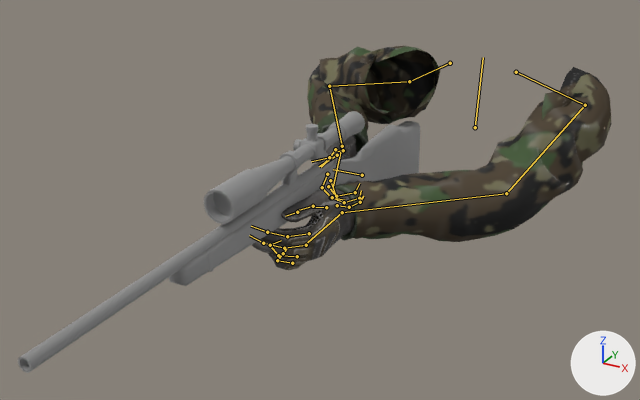
Two versions of the Blender file Assets/Animation/FPS/Arms/arms.blend, one commit apart.
Camera for both pictures: a 50 mm lens placed at (0.547, -1.604, 0.496), pointed at (-0.114, -0.403, -0.104). Every picture has the same lights, and +X, +Y and +Z are marked at lower right. Both versions are drawn at frame 0 of the action 'Reload'; the numbers are the values there. The bones that bend it are drawn over the model as lines.

In view in the first picture: 'Gloves', 'M40A3 Rifle', 'Tops'.
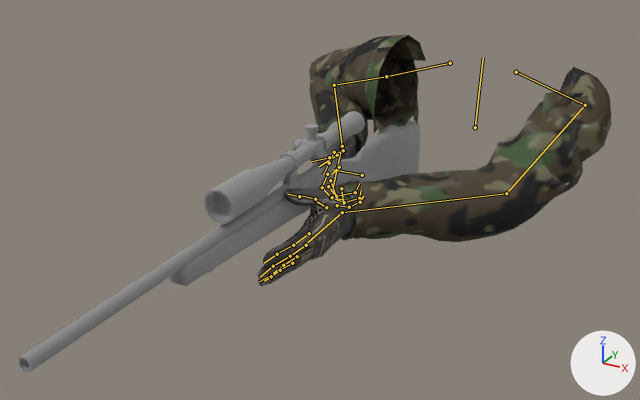
Pixel boxes [x1, y1, x2, y2] of what changed, in the pictures (640 x 400 px):
'Tops', posed: before [307, 46, 612, 242]; after [309, 35, 612, 242]
'Gloves', posed (6% taller): before [252, 128, 361, 270]; after [257, 135, 361, 286]
bone 'mixamorig:RightShoulder', root to tip: before (450, 63) to (409, 81); after (450, 63) to (386, 76)
bone 'mixamorig:RightArm', root to tip: before (409, 81) to (329, 86); after (386, 76) to (334, 85)
bone 'mixamorig:RightForeArm', root to tip: before (329, 86) to (342, 146); after (334, 85) to (342, 146)
bone 'mixamorig:RightHandThumb1', root to tip: before (343, 150) to (336, 151); after (343, 150) to (335, 153)
bone 'mixamorig:RightHandThumb2', root to tip: before (335, 149) to (328, 159); after (334, 152) to (328, 164)
bone 'mixamorig:LeftHandThumb1', root to tip: before (326, 207) to (311, 207); after (326, 207) to (313, 199)
bone 'mixamorig:LeftHandIndex1', root to tip: before (309, 233) to (287, 236); after (309, 233) to (293, 245)
bone 'mixamorig:LeftHandIndex2', root to tip: before (287, 236) to (267, 232); after (293, 245) to (277, 253)
bone 'mixamorig:LeftHandMiddle1', root to tip: before (306, 245) to (284, 248); after (306, 245) to (290, 256)
bone 'mixamorig:LeftHandMiddle2', root to tip: before (284, 248) to (263, 243); after (290, 256) to (273, 266)
bone 'mixamorig:LeftHandRing1', root to tip: before (297, 256) to (278, 255); after (297, 256) to (283, 265)
bone 'mixamorig:LeftHandRing2', root to tip: before (278, 255) to (270, 245); after (283, 265) to (271, 275)
bone 'mixamorig:LeftHandPinky1', root to tip: before (292, 263) to (277, 260); after (292, 263) to (280, 270)
bone 'mixamorig:LeftHandPinky2', root to tip: before (277, 260) to (283, 253); after (280, 270) to (271, 276)

What changed in the scene script:
```text
Change bone_mixamorig_rightshoulder:
    where bone_mixamorig_rightshoulder = bpy.data.objects['Armature'].pose.bones['mixamorig:RightShoulder']  # child of 'mixamorig:Spine2'
    bone_mixamorig_rightshoulder.rotation_quaternion: (0.474, -0.17, 0.845, 0.18) -> (1.0, 0.0, 0.0, 0.0)  # degrees (-16, 120, 13) -> degrees (0, 0, 0)
Change bone_mixamorig_rightarm:
    where bone_mixamorig_rightarm = bpy.data.objects['Armature'].pose.bones['mixamorig:RightArm']  # child of 'mixamorig:RightShoulder'
    bone_mixamorig_rightarm.rotation_quaternion: (0.874, 0.477, 0.015, -0.094) -> (1.0, 0.0, 0.0, 0.0)  # degrees (57, 7, -9) -> degrees (0, 0, 0)
Change bone_mixamorig_rightforearm:
    where bone_mixamorig_rightforearm = bpy.data.objects['Armature'].pose.bones['mixamorig:RightForeArm']  # child of 'mixamorig:RightArm'
    bone_mixamorig_rightforearm.rotation_quaternion: (0.966, 0.245, 0.028, 0.071) -> (1.0, 0.0, 0.0, 0.0)  # degrees (29, 1, 9) -> degrees (0, 0, 0)
Change bone_mixamorig_righthandthumb1:
    where bone_mixamorig_righthandthumb1 = bpy.data.objects['Armature'].pose.bones['mixamorig:RightHandThumb1']  # child of 'mixamorig:RightHand'
    bone_mixamorig_righthandthumb1.rotation_quaternion: (0.974, -0.175, -0.077, 0.12) -> (0.963, -0.189, -0.077, 0.176)  # degrees (-21, -6, 15) -> degrees (-23, -5, 22)
Change bone_mixamorig_righthandthumb2:
    where bone_mixamorig_righthandthumb2 = bpy.data.objects['Armature'].pose.bones['mixamorig:RightHandThumb2']  # child of 'mixamorig:RightHandThumb1'
    bone_mixamorig_righthandthumb2.rotation_quaternion: (0.992, -0.011, -0.044, -0.114) -> (0.983, 0.032, -0.106, -0.146)  # degrees (-1, -5, -13) -> degrees (6, -11, -17)
Change bone_mixamorig_lefthandthumb1:
    where bone_mixamorig_lefthandthumb1 = bpy.data.objects['Armature'].pose.bones['mixamorig:LeftHandThumb1']  # child of 'mixamorig:LeftHand'
    bone_mixamorig_lefthandthumb1.rotation_quaternion: (0.984, -0.071, 0.069, -0.15) -> (1.0, 0.0, 0.0, 0.0)  # degrees (-9, 7, -18) -> degrees (0, 0, 0)
Change bone_mixamorig_lefthandindex1:
    where bone_mixamorig_lefthandindex1 = bpy.data.objects['Armature'].pose.bones['mixamorig:LeftHandIndex1']  # child of 'mixamorig:LeftHand'
    bone_mixamorig_lefthandindex1.rotation_quaternion: (0.947, 0.272, -0.106, -0.134) -> (1.0, 0.0, 0.0, 0.0)  # degrees (33, -7, -18) -> degrees (0, 0, 0)
Change bone_mixamorig_lefthandindex2:
    where bone_mixamorig_lefthandindex2 = bpy.data.objects['Armature'].pose.bones['mixamorig:LeftHandIndex2']  # child of 'mixamorig:LeftHandIndex1'
    bone_mixamorig_lefthandindex2.rotation_quaternion: (0.988, 0.123, -0.04, -0.079) -> (1.0, 0.0, 0.0, 0.0)  # degrees (14, -3, -10) -> degrees (0, 0, 0)
Change bone_mixamorig_lefthandmiddle1:
    where bone_mixamorig_lefthandmiddle1 = bpy.data.objects['Armature'].pose.bones['mixamorig:LeftHandMiddle1']  # child of 'mixamorig:LeftHand'
    bone_mixamorig_lefthandmiddle1.rotation_quaternion: (0.952, 0.217, 0.21, 0.047) -> (1.0, 0.0, 0.0, 0.0)  # degrees (28, 22, 11) -> degrees (0, 0, 0)
Change bone_mixamorig_lefthandmiddle2:
    where bone_mixamorig_lefthandmiddle2 = bpy.data.objects['Armature'].pose.bones['mixamorig:LeftHandMiddle2']  # child of 'mixamorig:LeftHandMiddle1'
    bone_mixamorig_lefthandmiddle2.rotation_quaternion: (0.944, 0.285, -0.057, -0.156) -> (1.0, 0.0, 0.0, 0.0)  # degrees (34, -1, -19) -> degrees (0, 0, 0)
Change bone_mixamorig_lefthandring1:
    where bone_mixamorig_lefthandring1 = bpy.data.objects['Armature'].pose.bones['mixamorig:LeftHandRing1']  # child of 'mixamorig:LeftHand'
    bone_mixamorig_lefthandring1.rotation_quaternion: (0.913, 0.362, 0.188, -0.014) -> (1.0, 0.0, 0.0, 0.0)  # degrees (44, 21, 7) -> degrees (0, 0, 0)
Change bone_mixamorig_lefthandring2:
    where bone_mixamorig_lefthandring2 = bpy.data.objects['Armature'].pose.bones['mixamorig:LeftHandRing2']  # child of 'mixamorig:LeftHandRing1'
    bone_mixamorig_lefthandring2.rotation_quaternion: (0.796, 0.55, -0.15, -0.203) -> (1.0, 0.0, 0.0, 0.0)  # degrees (70, -1, -29) -> degrees (0, 0, 0)
Change bone_mixamorig_lefthandpinky1:
    where bone_mixamorig_lefthandpinky1 = bpy.data.objects['Armature'].pose.bones['mixamorig:LeftHandPinky1']  # child of 'mixamorig:LeftHand'
    bone_mixamorig_lefthandpinky1.rotation_quaternion: (0.812, 0.521, 0.218, -0.146) -> (1.0, 0.0, 0.0, 0.0)  # degrees (65, 30, -1) -> degrees (0, 0, 0)
Change bone_mixamorig_lefthandpinky2:
    where bone_mixamorig_lefthandpinky2 = bpy.data.objects['Armature'].pose.bones['mixamorig:LeftHandPinky2']  # child of 'mixamorig:LeftHandPinky1'
    bone_mixamorig_lefthandpinky2.rotation_quaternion: (0.609, 0.683, -0.286, -0.286) -> (1.0, 0.0, 0.0, 0.0)  # degrees (95, 2, -48) -> degrees (0, 0, 0)
```
